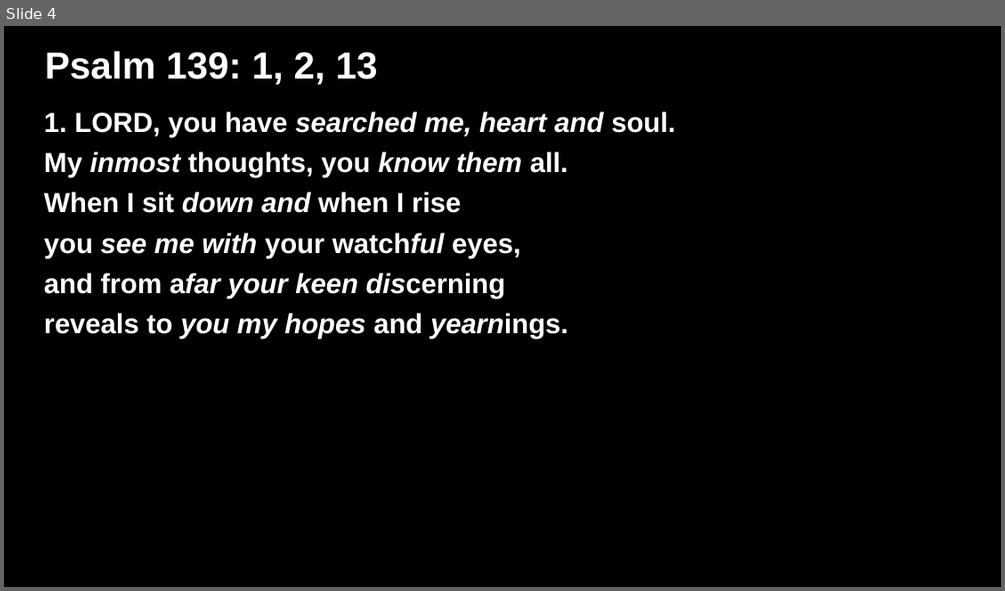
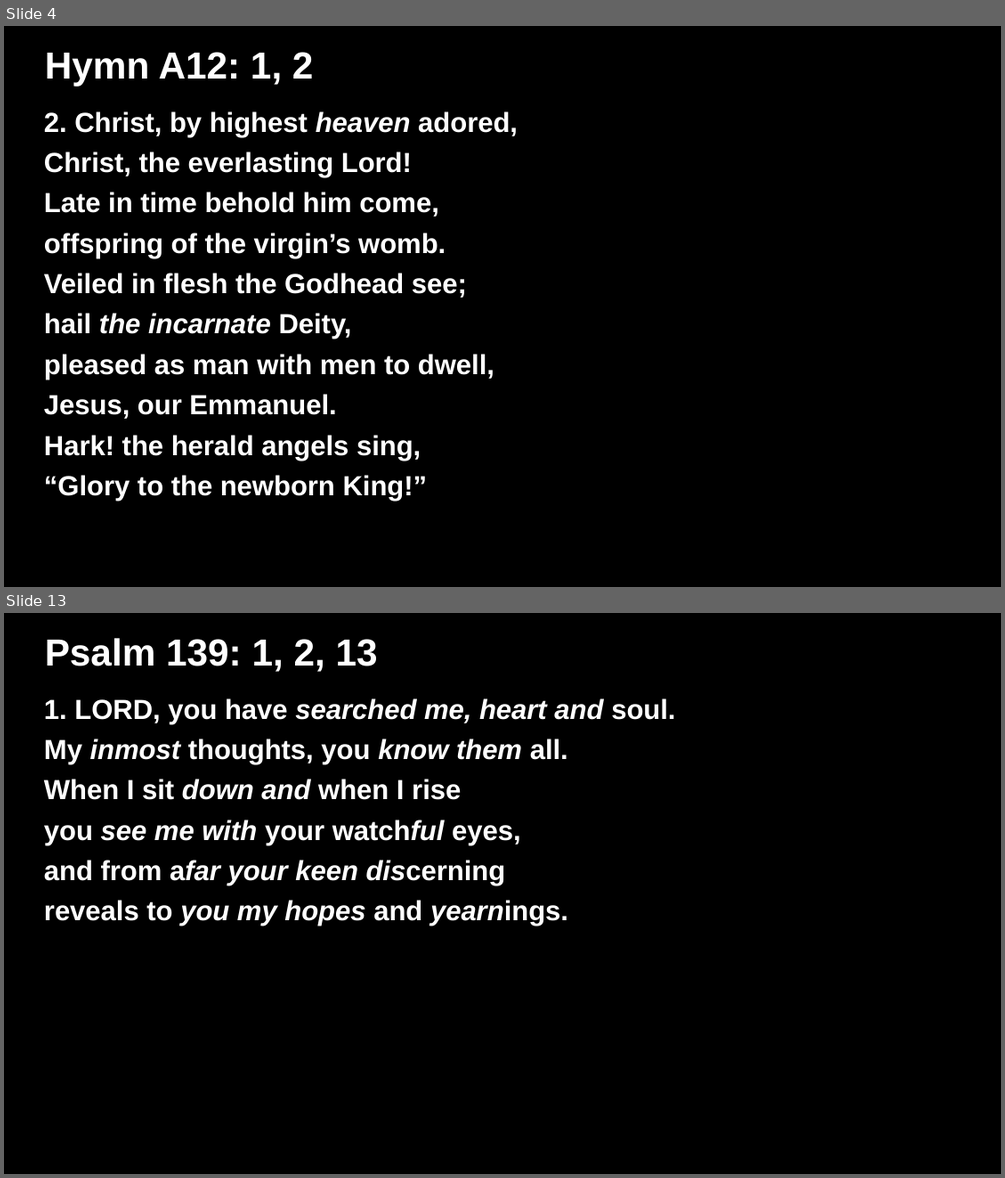
Before and after one commit to lfnincao/lyrics-presentation-creator, a slide deck: Lyrics.odp. Shown one above the other, each under a label of ours: slide 4 before the commit, slides 4 and 13 after it; the slides between them are not shown. The pictures are 1005x591 and 1005x1178 pixels, drawn with LibreOffice and Linux fonts; fonts in the diff are those of the drawing. Boxes give left, top, right and bottom in pixels: in the first picture for what was removed or moved away, otherwise in the second. Text is boxed around its words. In the diff, an @@ line names an element or a change of style, - is before the commit and + after.

```diff
--- a/Lyrics.odp
+++ b/Lyrics.odp
@@ slide 4 added at (x1=4, y1=26, x2=1001, y2=587), background #000000 @@
@@ title added at (x1=45, y1=52, x2=314, y2=86), 30 pt, text #FFFFFF, bold @@
+Hymn A12: 1, 2
@@ subtitle added at (x1=44, y1=111, x2=518, y2=500), 22 pt, text #FFFFFF, bold @@
+2. Christ, by highest heaven adored,
+Christ, the everlasting Lord!
+Late in time behold him come,
+offspring of the virgin’s womb.
+Veiled in flesh the Godhead see;
+hail the incarnate Deity,
+pleased as man with men to dwell,
+Jesus, our Emmanuel.
+Hark! the herald angels sing,
+“Glory to the newborn King!”
@@ what was slide 4 is now slide 13 @@
```
Also in this commit, not shown: 3 slides changed, 8 other slides added, 2 other files.
